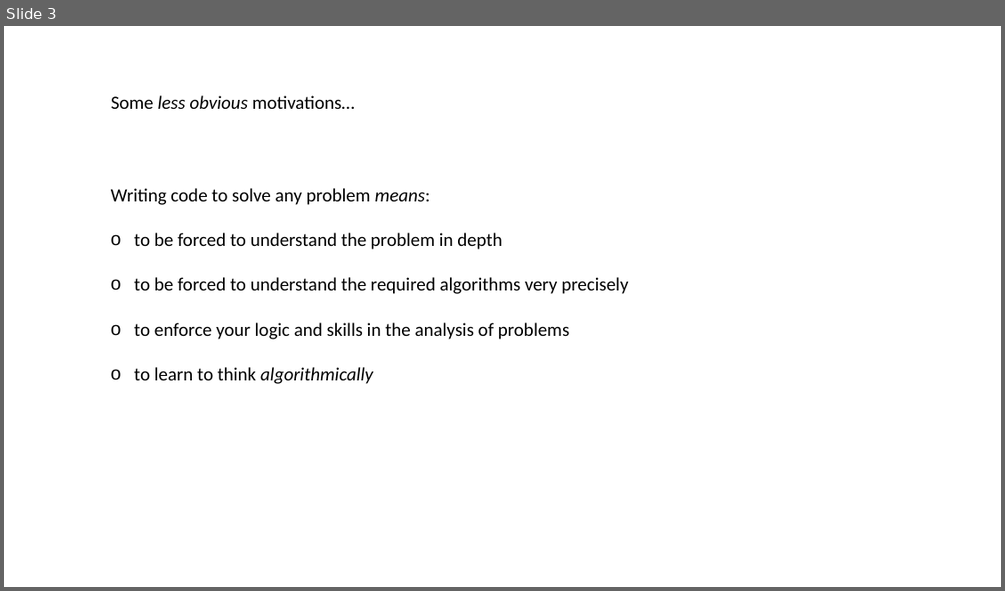
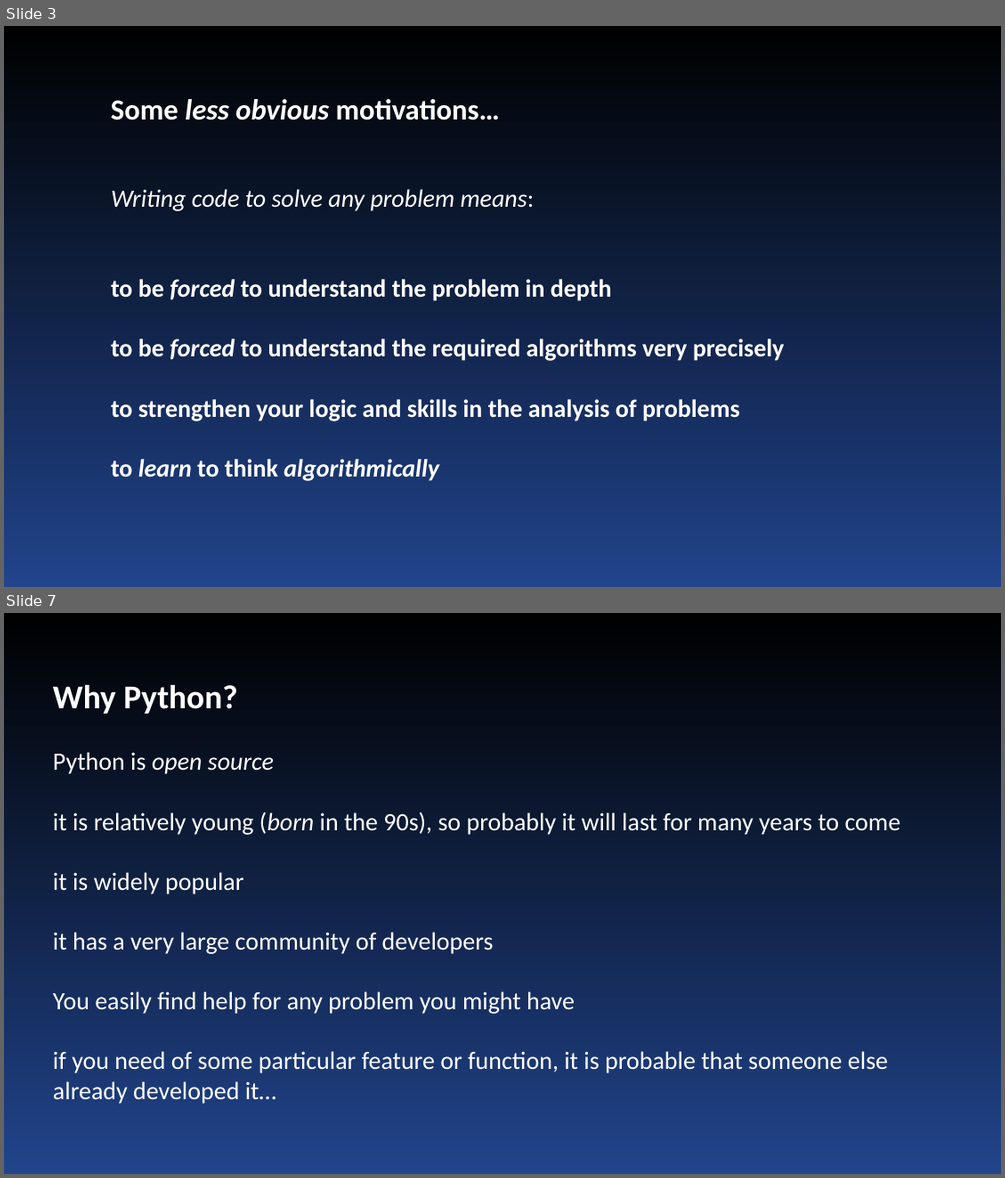
Before and after one commit to Mauro-Prencipe/Python_course_2022, a slide deck: Intro.pptx. Shown one above the other, each under a label of ours: slide 3 before the commit, slides 3 and 7 after it; the slides between them are not shown. The pictures are 1005x591 and 1005x1178 pixels, drawn with LibreOffice and Linux fonts; fonts in the diff are those of the drawing. Boxes give left, top, right and bottom in pixels: in the first picture for what was removed or moved away, otherwise in the second. Text is boxed around its words. In the diff, an @@ line names an element or a change of style, - is before the commit and + after.

```diff
--- a/Intro.pptx
+++ b/Intro.pptx
@@ slide 7 added at bbox=[4, 613, 1001, 1174], background gradient #000000 to #21448B @@
@@ text added at bbox=[53, 684, 237, 714], 32 pt, text #FFFFFF, bold @@
+Why Python?
@@ text added at bbox=[53, 752, 901, 1103], 24 pt, text #FFFFFF @@
+Python is open source
+it is relatively young (born in the 90s), so probably it will last for many years to come
+it is widely popular
+it has a very large community of developers
+You easily find help for any problem you might have
+if you need of some particular feature or function, it is probable that someone else already developed it…
@@ slide 3 changed as well @@
@@ background #FFFFFF to gradient #000000 to #21448B @@
@@ text "Some less obvious motivations…" at bbox=[111, 99, 500, 120]: size 18 to 28 pt, text colour #000000 to #FFFFFF, bold on @@
@@ text at bbox=[111, 189, 785, 481]: size 18 to 24 pt, text colour #000000 to #FFFFFF in "Writing code to solve any problem means:", "to be forced to understand the problem ...", "to be forced to understand the required ...", "to learn to think algorithmically"; italic on in "Writing code to solve any problem", "forced", "forced", "learn"; bold on in "to be forced to understand the problem ...", "to be forced to understand the required ...", "to learn to think algorithmically"; bullet o to none @@
@@ text at bbox=[111, 399, 740, 421]: text changed; size 18 to 24 pt; text colour #000000 to #FFFFFF; bold on @@
-o to enforce your logic and skills in the analysis of problems
+to strengthen your logic and skills in the analysis of problems
```
Also in this commit, not shown: 3 other slides changed, 6 other slides added, 1 other file.
